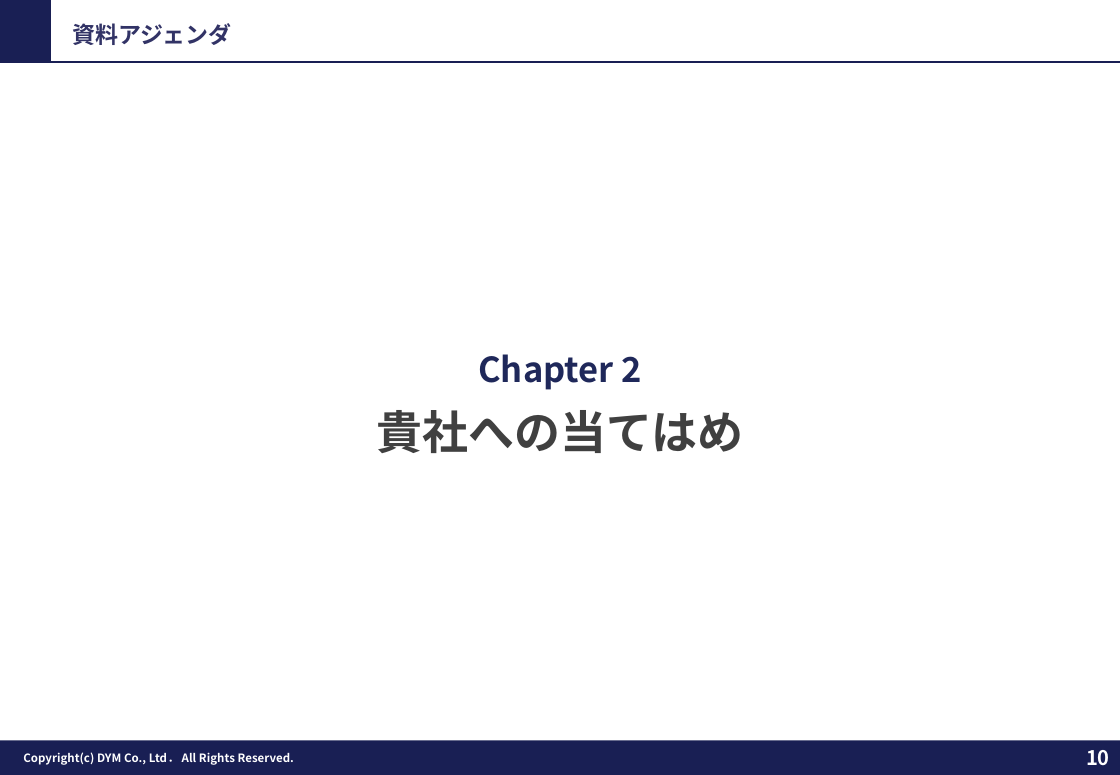
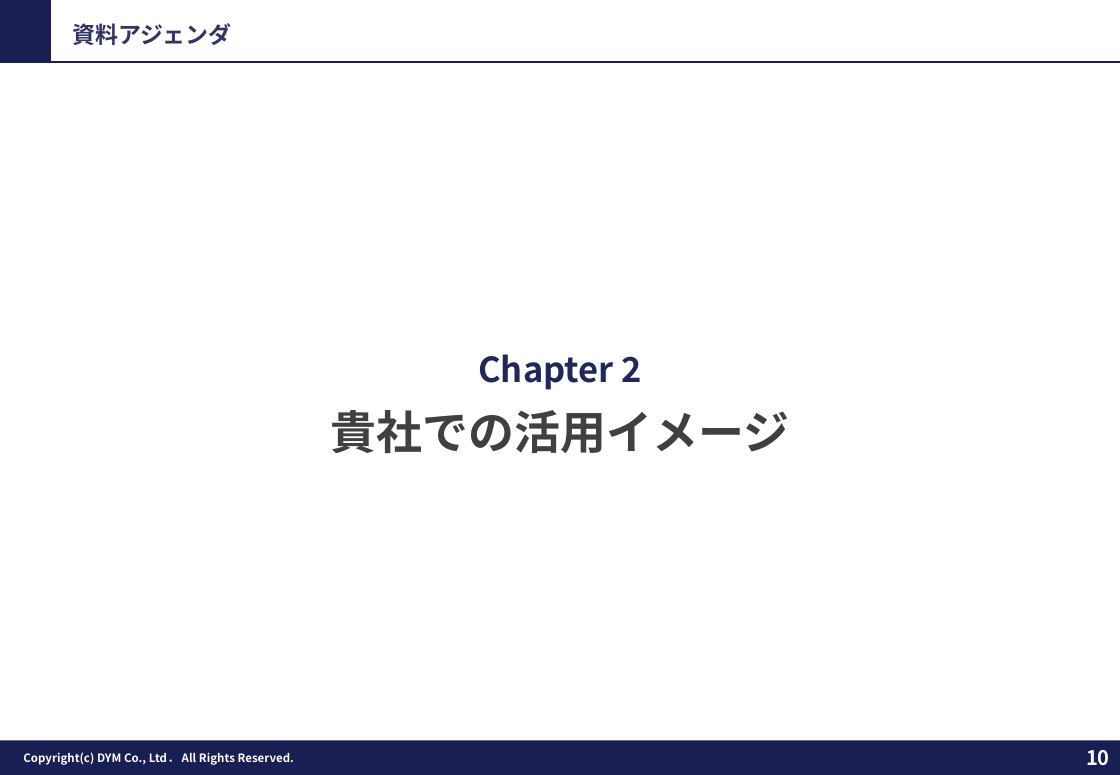
Before and after one commit to tonomura-r-dev/folder, a slide deck: slide 10 of 20260929_チェングロウス_LINE公式アカウント運用のご提案ver2.8.pptx. Drawn at 1120x775 pixels with LibreOffice and Linux fonts; fonts in the diff are those of the drawing; background and template pictures are left out. Boxes give left, top, right and bottom in pixels: in the first picture for what was removed or moved away, otherwise in the second. Text is boxed around its words. In the diff, an @@ line names an element or a change of style, - is before the commit and + after.

```diff
--- a/20260929_チェングロウス_LINE公式アカウント運用のご提案ver2.8.pptx
+++ b/20260929_チェングロウス_LINE公式アカウント運用のご提案ver2.8.pptx
@@ text at (330,410,789,453): text changed @@
-貴社への当てはめ
+貴社での活用イメージ
```
Also in this commit, not shown: 1 other slide changed, 4 other files.
